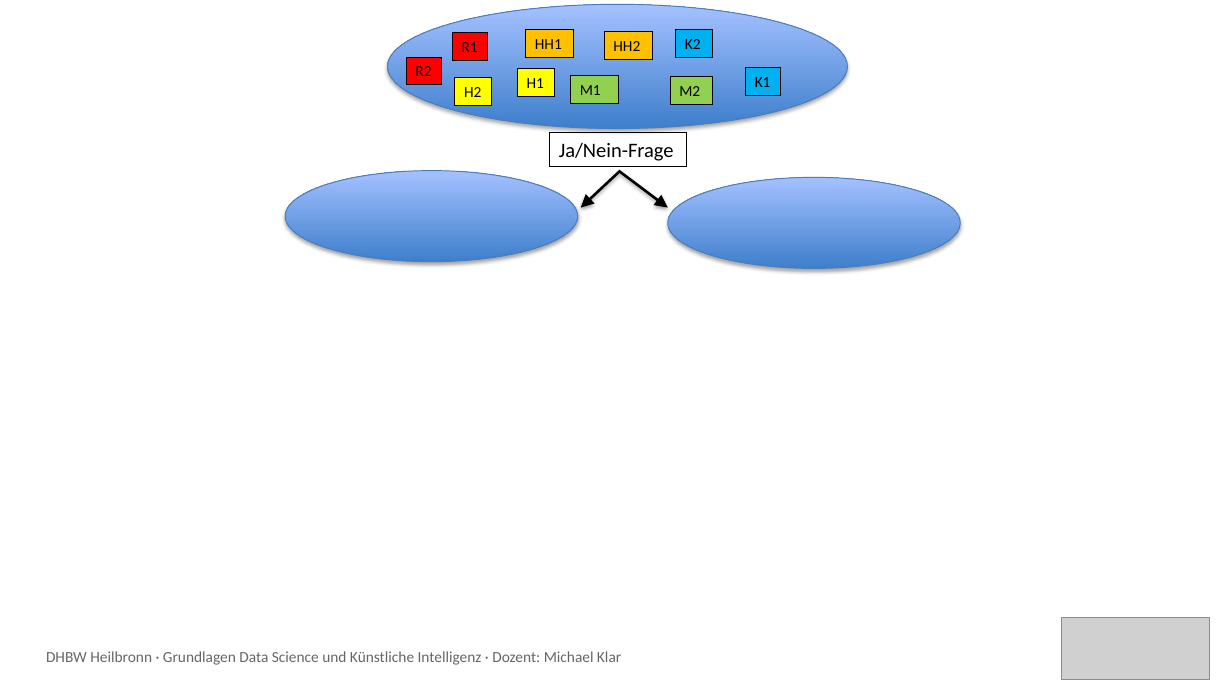
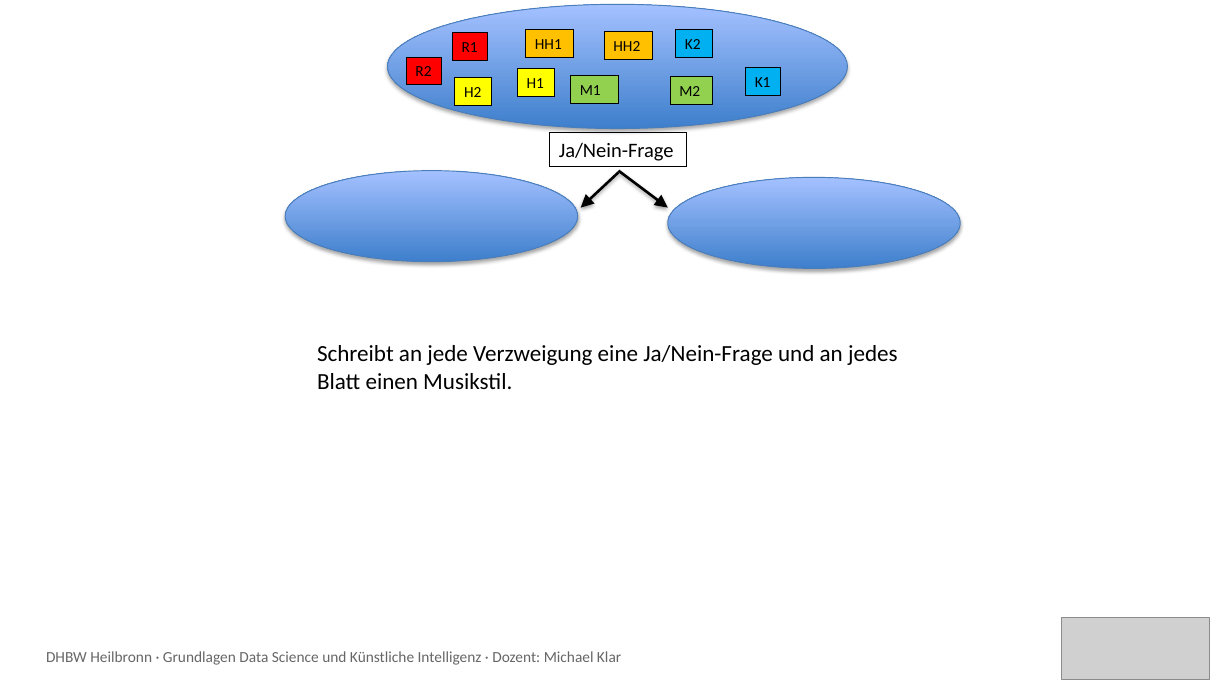
Before and after one commit to klar74/WS2026_lecture, a slide deck: slide 2 of Vorlesung_15/251030_Einstieg.pptx. Drawn at 1232x693 pixels with LibreOffice and Linux fonts; fonts in the diff are those of the drawing; grey boxes stand for pictures. Boxes give left, top, right and bottom in pixels: in the first picture for what was removed or moved away, otherwise in the second. Text is boxed around its words. In the diff, an @@ line names an element or a change of style, - is before the commit and + after.

Commit message:
Fix.

```diff
--- a/Vorlesung_15/251030_Einstieg.pptx
+++ b/Vorlesung_15/251030_Einstieg.pptx
@@ text added at (x1=317, y1=345, x2=898, y2=389), 18 pt, text #000000 @@
+Schreibt an jede Verzweigung eine Ja/Nein-Frage und an jedes Blatt einen Musikstil.
```
